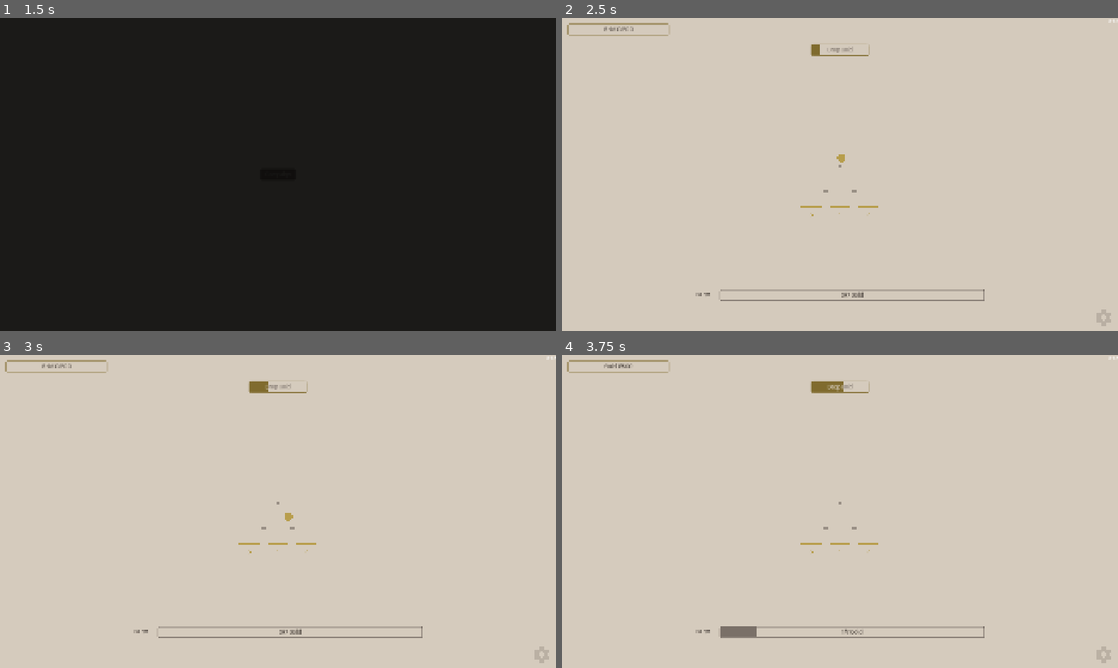
Above: before the commit, frames 1-4 (two rows, left to right).
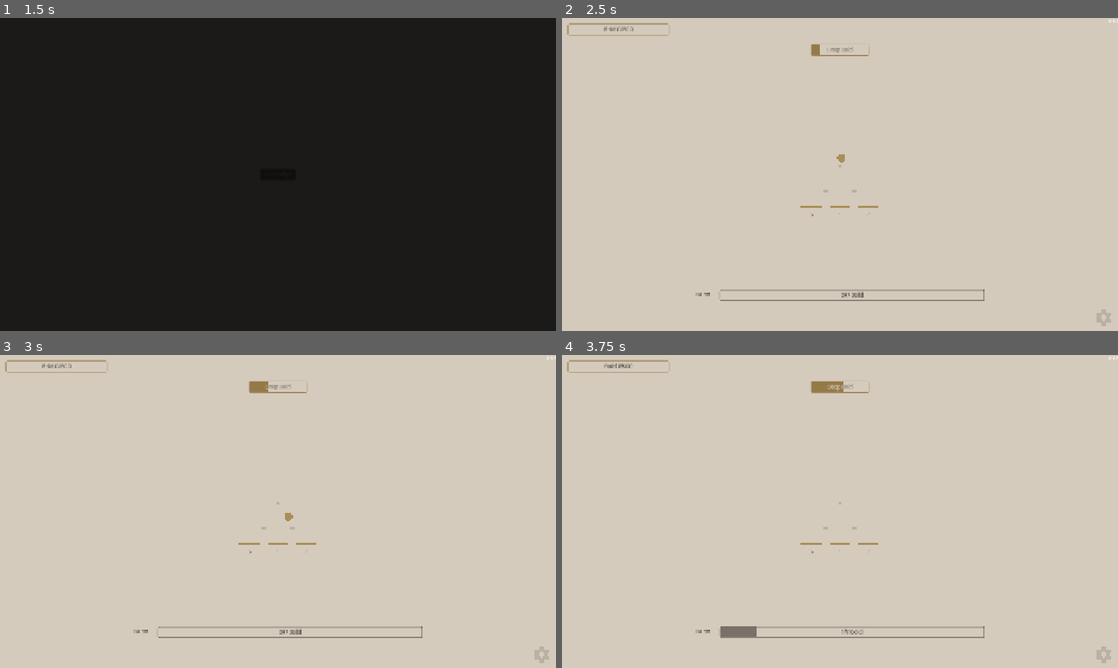
Above: after the commit, the same moments.

Repository: kjbrown-sandbox/pleenko
Game: Godot game, scene res://entities/main_menu/main_menu.tscn
Two runs of this game, one before a commit and one after it. Both use one fixed random seed, a clock stepped at 60 frames per second and the inputs below.
Inputs (mouse positions are in pixels of both pictures, inside the frame that each line leads up to):
- Up to frame 1 (1.5 s): click "Campaign" at 0.5 s; click "Campaign" at 1.25 s
- Up to frame 2 (2.5 s): tap Enter at 2 s; move the mouse to (962, 158) at 2.02 s; hold Right (board_right) from 2.03 s (still down); hold Space (drop_coin) from 2.03 s (still down); click (962, 158) at 2.17 s
- Up to frame 3 (3 s): move the mouse to (166, 527) at 2.77 s; release Right (board_right) at 2.78 s; release Space (drop_coin) at 2.78 s; hold Down (challenges_down) from 2.78 s (still down); tap 1 (drop_unrefined) at 2.85 s
- Up to frame 4 (3.75 s): move the mouse to (895, 442) at 3.52 s; release Down (challenges_down) at 3.53 s; hold Right (board_right) from 3.53 s (still down); tap P at 3.6 s

Frame 1 is identical in both runs. In frame 2, less than 0.1% of the frame differs, in the area x 44-53%, y 8-56%; in frame 3, 0.1%; in frame 4, 0.2%.

Commit message:
Make nier colors more vibrant

Diff:
--- a/style_lab/presets/nier_parchment.tres
+++ b/style_lab/presets/nier_parchment.tres
@@ -12,18 +12,19 @@
 bg_shade_4 = Color(0.6, 0.56, 0.52, 1)
 bg_shade_5 = Color(0.73, 0.69, 0.64, 1)
 bg_shade_6 = Color(0.835, 0.795, 0.74, 1)
-gold_dark = Color(0.5, 0.42, 0.18, 1)
-gold_normal = Color(0.72, 0.62, 0.3, 1)
-gold_light = Color(0.85, 0.77, 0.48, 1)
-orange_dark = Color(0.5, 0.3, 0.22, 1)
-orange_normal = Color(0.75, 0.48, 0.35, 1)
-orange_light = Color(0.88, 0.65, 0.52, 1)
-red_dark = Color(0.38, 0.15, 0.14, 1)
-red_normal = Color(0.62, 0.25, 0.22, 1)
-red_light = Color(0.78, 0.42, 0.38, 1)
+gold_dark = Color(0.58, 0.48, 0.28, 1)
+gold_normal = Color(0.66, 0.56, 0.34, 1)
+gold_light = Color(0.79, 0.74, 0.58, 1)
+orange_dark = Color(0.6, 0.4, 0.28, 1)
+orange_normal = Color(0.7, 0.48, 0.34, 1)
+orange_light = Color(0.8, 0.68, 0.56, 1)
+red_dark = Color(0.54, 0.3, 0.3, 1)
+red_normal = Color(0.63, 0.35, 0.37, 1)
+red_light = Color(0.77, 0.58, 0.55, 1)
 background_source = 5
 ambient_light_source = 3
 directional_light_source = 4
+peg_color_source = 4
 normal_text_source = 0
 body_text_source = 2
 overlay_opacity = 0.5
